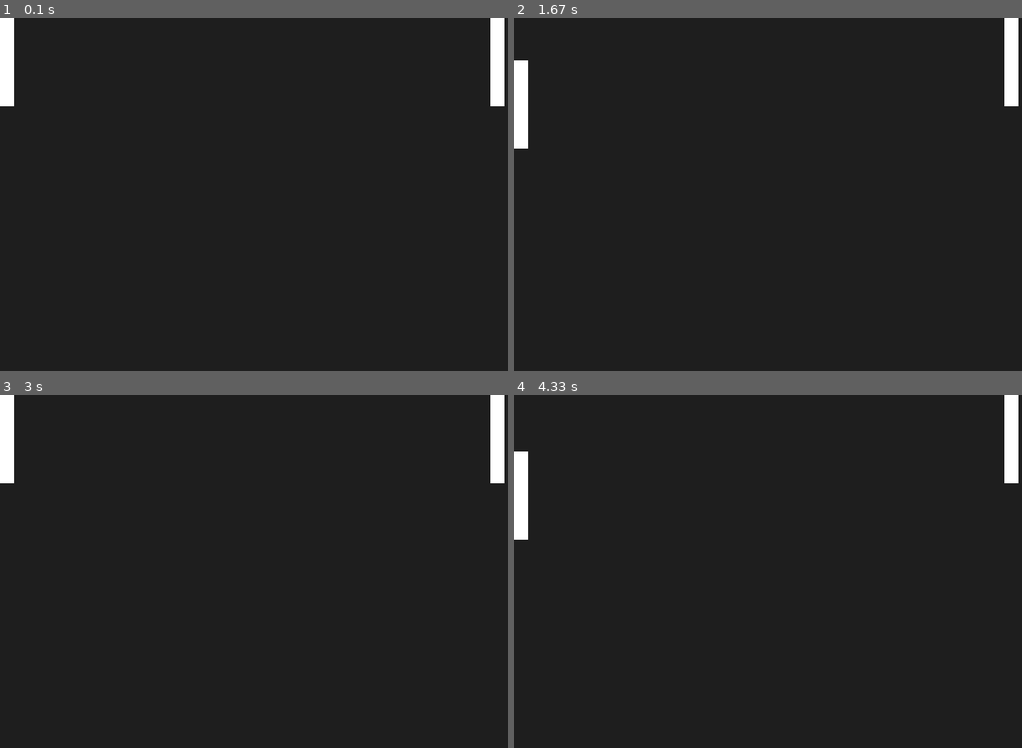
Above: before the commit, frames 1-4 (two rows, left to right).
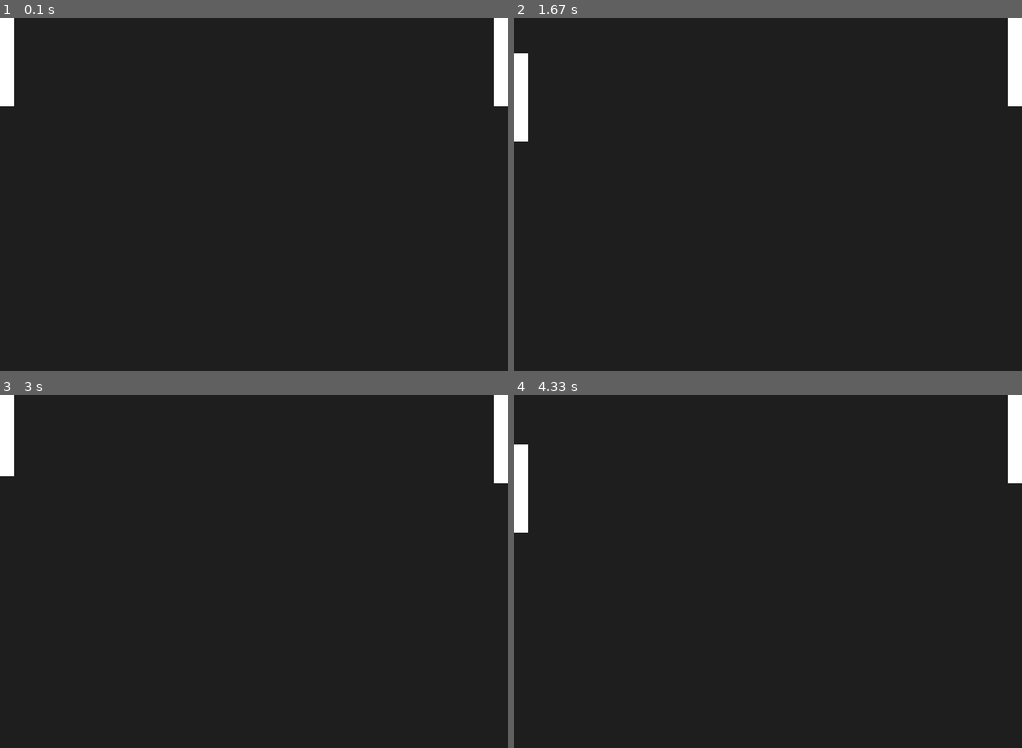
Above: after the commit, the same moments.

Repository: itsthesteve/pygame-pong
Game: pygame game, started from main.py
Same seed, same stepped clock (60 frames per second), same inputs: the game is played once before the commit and once after it.
Inputs:
- Up to frame 1 (0.1 s): no input
- Up to frame 2 (1.67 s): hold Up 0.33-0.8 s; hold Down 0.83-1.13 s; hold Up 1.17-1.53 s; hold Down from 1.57 s (still down)
- Up to frame 3 (3 s): release Down at 1.93 s; hold Up 1.97-2.27 s; hold Down 2.3-2.6 s; hold Up from 2.63 s (still down)
- Up to frame 4 (4.33 s): release Up at 3 s; hold Down 3.03-3.4 s; hold Up 3.43-3.73 s; hold Down 3.77-4.07 s; hold Up from 4.1 s (still down)

The runs differ from the first frame. In frame 1, 0.3% of the frame differs, in the area x 96-100%, y 0-25%; in frame 2, 0.5%, in the area x 0-100%, y 0-37%; in frame 3, 0.4%; in frame 4, 0.5%.

Commit message:
Created PaddleManager and Paddle classes

Diff:
--- a/main.py
+++ b/main.py
@@ -1,59 +1,34 @@
 import pygame
-from typing import Tuple
 from pygame.locals import *
+import objects.paddle as p
 
 clock = pygame.time.Clock()
-
-def render_paddle(height: int) -> None:
-  paddle = pygame.Surface((20, height))
-  paddle.fill((255, 255, 255))
-
-  return paddle
 
 def main():
   pygame.init()
   screen = pygame.display.set_mode((720, 500))
   pygame.display.set_caption("Basic pygame")
 
-  screen_height = screen.get_height()
-  paddle_height = screen.get_height() / 4
-
   bg = pygame.Surface(screen.get_size()).convert()
   bg.fill((30, 30, 30))
 
-  p2 = render_paddle(paddle_height)
-  p1 = render_paddle(paddle_height)
+  mgr = p.PaddleManager(screen)
+  mgr.draw()
 
-  screen.blit(p1, (0, 0))
-  screen.blit(p2, (screen.get_width() - 25, 0))
   screen.blit(bg, (0,0))
-
   pygame.display.flip()
 
-  cur_y = 0
-
-  run = True
-  while run:
+  while True:
     clock.tick(60)
     for event in pygame.event.get():
       if event.type == QUIT:
         return
 
-    keys = pygame.key.get_pressed()
-    if keys[K_DOWN]:
-      cur_y += 10
-    if keys[K_UP]:
-      cur_y -= 10
+    screen.blit(bg, (0, 0))
 
-    if cur_y <= 0:
-      cur_y = 0
+    mgr.listen_for_keys()
+    mgr.draw()
 
-    if cur_y >= screen_height - paddle_height:
-      cur_y = screen_height - paddle_height
-
-    screen.blit(bg, (0, 0))
-    screen.blit(p1, (0, cur_y))
-    screen.blit(p2, (screen.get_width() - 25, 0))
     pygame.display.flip()
 
 if __name__ == '__main__':
--- a/objects/paddle.py
+++ b/objects/paddle.py
@@ -1,5 +1,55 @@
-from pygame import Surface
+import pygame
+from typing import List, Tuple
+from pygame.locals import K_DOWN, K_UP
 
-class Paddle(Surface):
-  def __init__(self, *args, **kwargs):
-    super().__init__(*args, **kwargs)
+# Increase this to make the paddle smaller
+PADDLE_SIZE_DIVISOR = 4
+PADDLE_WIDTH = 20
+
+class Paddle():
+  srf: pygame.Surface
+  x: int
+  y: int
+
+  def __init__(self, size: Tuple[int, int], x: int):
+    self.srf = pygame.Surface(size)
+    self.srf.fill((255, 255, 255))
+    self.srf.convert()
+
+    self.x = x
+    self.y = 0
+
+  @property
+  def position(self) -> Tuple[int, int]:
+    return (self.x, self.y)
+
+class PaddleManager():
+  paddles: List[Paddle]
+  screen: pygame.Surface
+  max_y: int
+
+  def __init__(self, screen: pygame.Surface):
+    PADDLE_HEIGHT = screen.get_height() / PADDLE_SIZE_DIVISOR
+
+    self.screen = screen
+    self.max_y = self.screen.get_height() - PADDLE_HEIGHT
+
+    p1 = Paddle((PADDLE_WIDTH, PADDLE_HEIGHT), 0)
+    p2 = Paddle((PADDLE_WIDTH, PADDLE_HEIGHT), self.screen.get_width() - PADDLE_WIDTH)
+
+    self.paddles = [p1, p2]
+
+  def draw(self):
+    for p in self.paddles:
+      self.screen.blit(p.srf, p.position)
+
+  def listen_for_keys(self) -> None:
+    keys = pygame.key.get_pressed()
+    p1, _ = self.paddles
+
+    if keys[K_DOWN]:
+      if p1.y <= self.max_y:
+        p1.y += 10
+    if keys[K_UP]:
+      if p1.y >= 0:
+        p1.y -= 10
Not shown, changed: .gitignore
